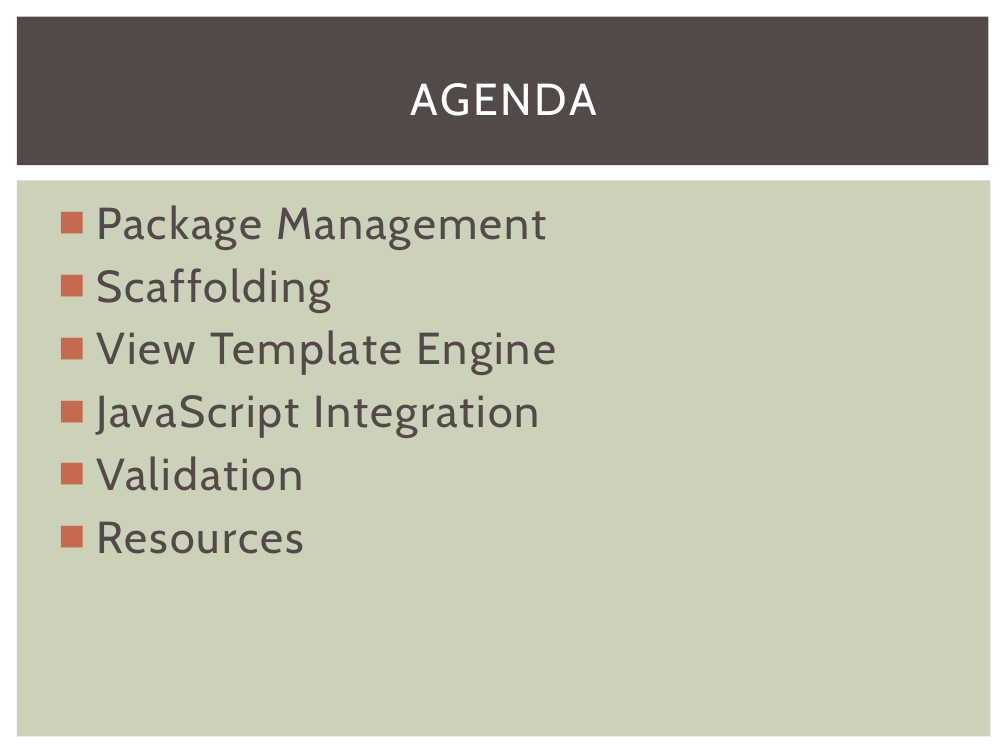
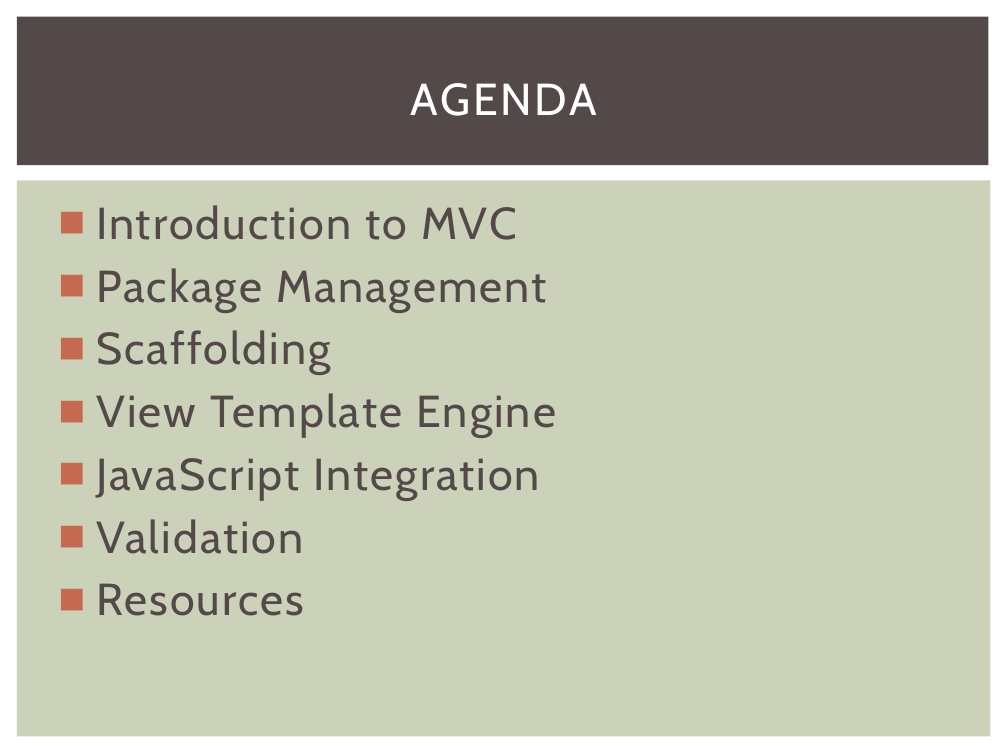
Before and after one commit to techthrowdown/Rails-vs-.NET, a slide deck: slide 3 of ASP.NET MVC/TechThrowdown.pptx (slide 2 before the commit). Drawn at 1008x756 pixels with LibreOffice and Linux fonts; fonts in the diff are those of the drawing. Boxes give left, top, right and bottom in pixels: in the first picture for what was removed or moved away, otherwise in the second. Text is boxed around its words. In the diff, an @@ line names an element or a change of style, - is before the commit and + after.

Commit message:
updated slides

```diff
--- a/ASP.NET MVC/TechThrowdown.pptx
+++ b/ASP.NET MVC/TechThrowdown.pptx
@@ text at box(96, 205, 517, 240): paragraph added @@
+■ Introduction to MVC
```
Also in this commit, not shown: 1 slide added.
